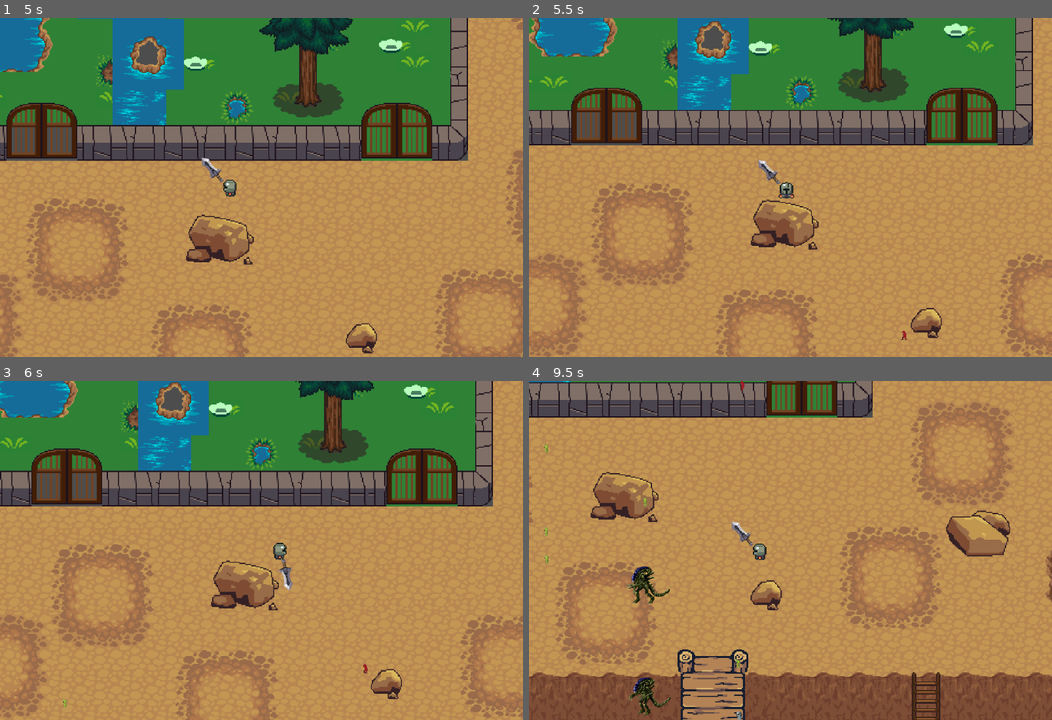
Above: before the commit, frames 1-4 (two rows, left to right).
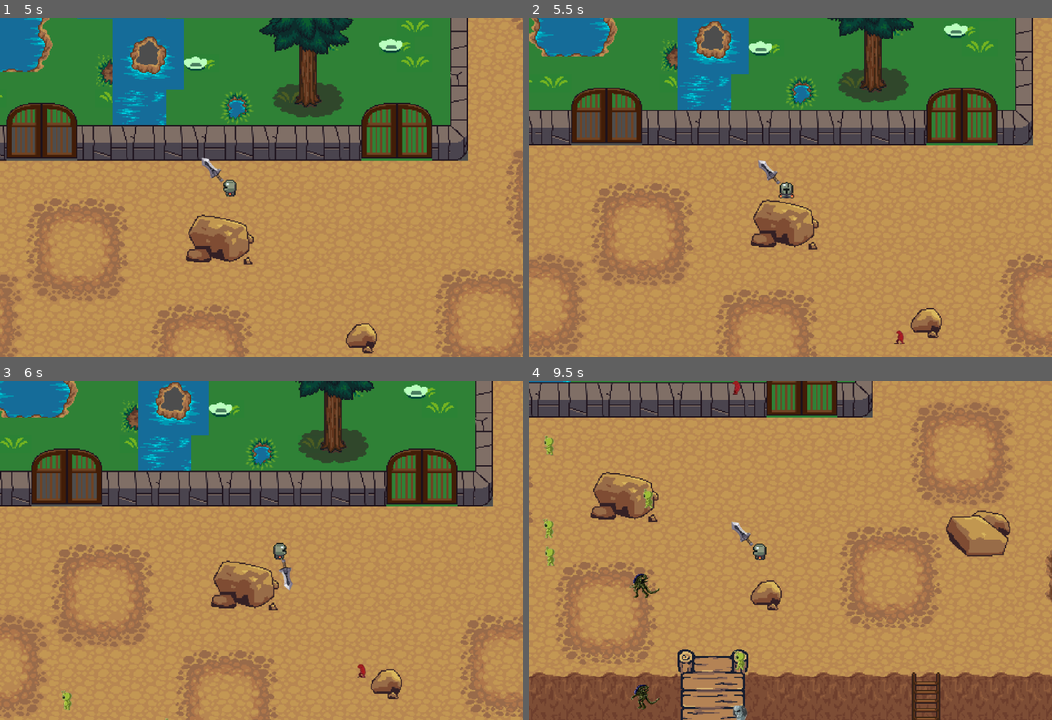
Above: after the commit, the same moments.

Repository: SDSarker/Village_defender
Game: Godot game, scene res://Scene/game.tscn
The game is run twice, just before and just after one commit, with the same random seed, the same clock (stepped at 60 frames per second) and the same inputs.
Inputs:
- Up to frame 1 (5 s): tap Enter at 0.5 s; hold Right (ui_right) 0.53-1.28 s; tap Space (attack) every 0.75 s from 0.6 to 4.35 s; hold Down (ui_down) 1.28-2.03 s; hold Right (ui_right) 2.03-2.78 s; hold Up (ui_up) 2.78-3.53 s; hold Left (ui_left) from 3.53 s (still down)
- Up to frame 2 (5.5 s): release Left (ui_left) at 5.03 s; hold Down (ui_down) from 5.03 s (still down); tap Space (attack) at 5.1 s
- Up to frame 3 (6 s): release Down (ui_down) at 5.78 s; hold Right (ui_right) from 5.78 s (still down); tap Space (attack) at 5.85 s
- Up to frame 4 (9.5 s): release Right (ui_right) at 6.53 s; hold Up (ui_up) 6.53-7.28 s; tap Space (attack) every 0.75 s from 6.6 to 8.85 s; hold Right (ui_right) 7.28-8.03 s; hold Down (ui_down) 8.03-8.78 s; hold Left (ui_left) from 8.78 s (still down)

Frame 1 is identical in both runs. In frame 2, less than 0.1% of the frame differs, in the area x 69-73%, y 92-97%; in frame 3, 0.1%; in frame 4, 1.2%, in the area x 2-42%, y 0-100%.

Commit message:
Kichu change korsi

Diff:
--- a/Scene/allien.gd
+++ b/Scene/allien.gd
@@ -1,5 +1,5 @@
 extends CharacterBody2D
-
+var alive=1
 @onready var timer: Timer = $Timer  # Make sure Timer is correctly referenced
 var speed = 50
 var direction: Vector2 = Vector2.ZERO  # Define the direction of movement
@@ -19,8 +19,9 @@
 	queue_free()  # Remove the alien when it exits the screen
 
 func _on_alien_body_entered(body: Node2D) -> void:
-	if body.is_in_group("player"):  # Assuming player is in a "player" group
+	if body.is_in_group("player") && alive==1:  # Assuming player is in a "player" group
 		animated_sprite_2d.play("blast")
+		alive=0
 		timer.start()  # Start the timer after the collision
 
 func _on_timer_timeout() -> void:
--- a/Scene/allien.tscn
+++ b/Scene/allien.tscn
@@ -148,7 +148,7 @@
 }],
 "loop": true,
 "name": &"blast",
-"speed": 9.0
+"speed": 10.0
 }, {
 "frames": [{
 "duration": 1.0,
@@ -190,7 +190,7 @@
 radius = 27.0
 
 [node name="Allien" type="CharacterBody2D"]
-collision_layer = 2
+collision_layer = 3
 collision_mask = 3
 script = ExtResource("1_ipqul")
 
@@ -198,8 +198,8 @@
 shape = SubResource("CircleShape2D_ihrc5")
 
 [node name="AnimatedSprite2D" type="AnimatedSprite2D" parent="." groups=["Alien"]]
-position = Vector2(4, 2)
-scale = Vector2(0.179714, 0.171592)
+position = Vector2(-0.0231466, 3.5)
+scale = Vector2(0.31713, 0.25)
 sprite_frames = SubResource("SpriteFrames_qpdht")
 animation = &"side"
 flip_h = true
@@ -212,13 +212,14 @@
 [node name="alien" type="Area2D" parent="." groups=["alien"]]
 
 [node name="CollisionShape2D" type="CollisionShape2D" parent="alien"]
-position = Vector2(-1, 1)
+position = Vector2(-5.96046e-08, 5.96046e-08)
 scale = Vector2(0.31, 0.31)
 shape = SubResource("CircleShape2D_mdkcs")
 
 [node name="NavigationAgent2D" type="NavigationAgent2D" parent="."]
 
 [node name="Timer" type="Timer" parent="."]
+wait_time = 0.5
 
 [connection signal="body_entered" from="alien" to="." method="_on_alien_body_entered"]
 [connection signal="timeout" from="Timer" to="." method="_on_timer_timeout"]
--- a/Scene/allien_2.tscn
+++ b/Scene/allien_2.tscn
@@ -1,7 +1,8 @@
-[gd_scene load_steps=10 format=3 uid="uid://cf3qhet3dwkk3"]
+[gd_scene load_steps=15 format=3 uid="uid://cf3qhet3dwkk3"]
 
 [ext_resource type="PackedScene" uid="uid://cjitxcj8ed4x6" path="res://Scene/allien.tscn" id="1_nbs8g"]
 [ext_resource type="Texture2D" uid="uid://blilq7xprvc4j" path="res://Assests/Alliens/Alien2-removebg-preview.png" id="2_ui11g"]
+[ext_resource type="Texture2D" uid="uid://c88jsux8vtawn" path="res://Assests/Alliens/Blast.png" id="3_d0rxw"]
 
 [sub_resource type="AtlasTexture" id="AtlasTexture_55o28"]
 atlas = ExtResource("2_ui11g")
@@ -26,6 +27,22 @@
 [sub_resource type="AtlasTexture" id="AtlasTexture_1vik2"]
 atlas = ExtResource("2_ui11g")
 region = Rect2(217, 116, 35, 58)
+
+[sub_resource type="AtlasTexture" id="AtlasTexture_eoieb"]
+atlas = ExtResource("3_d0rxw")
+region = Rect2(0, 204, 153, 204)
+
+[sub_resource type="AtlasTexture" id="AtlasTexture_6if1g"]
+atlas = ExtResource("3_d0rxw")
+region = Rect2(153, 204, 153, 204)
+
+[sub_resource type="AtlasTexture" id="AtlasTexture_pck3j"]
+atlas = ExtResource("3_d0rxw")
+region = Rect2(306, 204, 153, 204)
+
+[sub_resource type="AtlasTexture" id="AtlasTexture_bfy2c"]
+atlas = ExtResource("3_d0rxw")
+region = Rect2(459, 204, 153, 204)
 
 [sub_resource type="SpriteFrames" id="SpriteFrames_u74e0"]
 animations = [{
@@ -54,6 +71,23 @@
 }, {
 "frames": [{
 "duration": 1.0,
+"texture": SubResource("AtlasTexture_eoieb")
+}, {
+"duration": 1.0,
+"texture": SubResource("AtlasTexture_6if1g")
+}, {
+"duration": 1.0,
+"texture": SubResource("AtlasTexture_pck3j")
+}, {
+"duration": 1.0,
+"texture": SubResource("AtlasTexture_bfy2c")
+}],
+"loop": true,
+"name": &"blast",
+"speed": 10.0
+}, {
+"frames": [{
+"duration": 1.0,
 "texture": SubResource("AtlasTexture_55o28")
 }, {
 "duration": 1.0,
@@ -79,5 +113,12 @@
 [node name="Allien2" instance=ExtResource("1_nbs8g")]
 
 [node name="AnimatedSprite2D" parent="." index="1"]
-position = Vector2(0, 1.56324)
+position = Vector2(1.04648, 1.5)
+scale = Vector2(0.454487, 0.362069)
 sprite_frames = SubResource("SpriteFrames_u74e0")
+
+[node name="CollisionShape2D" parent="alien" index="0"]
+position = Vector2(-2.11758e-22, 2.11758e-22)
+
+[node name="Timer" parent="." index="5"]
+wait_time = 0.5
--- a/Scene/allien_3.tscn
+++ b/Scene/allien_3.tscn
@@ -113,7 +113,11 @@
 [node name="Allien3" instance=ExtResource("1_mhqrf")]
 
 [node name="AnimatedSprite2D" parent="." index="1"]
-position = Vector2(-1.37406, 3.0328)
-scale = Vector2(0.161752, 0.14738)
+position = Vector2(0.797314, 0.260746)
+rotation = 0.00494027
+scale = Vector2(0.392182, 0.321656)
 sprite_frames = SubResource("SpriteFrames_fkdvu")
-animation = &"blast"
+animation = &"back"
+
+[node name="Timer" parent="." index="5"]
+wait_time = 0.5
--- a/Scene/allien_4.tscn
+++ b/Scene/allien_4.tscn
@@ -1,7 +1,8 @@
-[gd_scene load_steps=7 format=3 uid="uid://c7agtvky446in"]
+[gd_scene load_steps=12 format=3 uid="uid://c7agtvky446in"]
 
 [ext_resource type="PackedScene" uid="uid://cjitxcj8ed4x6" path="res://Scene/allien.tscn" id="1_r8o5b"]
 [ext_resource type="Texture2D" uid="uid://di4q6axdgpow" path="res://Assests/Alliens/Alien4.png" id="2_q5sb1"]
+[ext_resource type="Texture2D" uid="uid://c88jsux8vtawn" path="res://Assests/Alliens/Blast.png" id="3_7nagk"]
 
 [sub_resource type="AtlasTexture" id="AtlasTexture_b5pf3"]
 atlas = ExtResource("2_q5sb1")
@@ -14,6 +15,22 @@
 [sub_resource type="AtlasTexture" id="AtlasTexture_f7vww"]
 atlas = ExtResource("2_q5sb1")
 region = Rect2(266, 0, 133, 138)
+
+[sub_resource type="AtlasTexture" id="AtlasTexture_eoieb"]
+atlas = ExtResource("3_7nagk")
+region = Rect2(0, 204, 153, 204)
+
+[sub_resource type="AtlasTexture" id="AtlasTexture_6if1g"]
+atlas = ExtResource("3_7nagk")
+region = Rect2(153, 204, 153, 204)
+
+[sub_resource type="AtlasTexture" id="AtlasTexture_pck3j"]
+atlas = ExtResource("3_7nagk")
+region = Rect2(306, 204, 153, 204)
+
+[sub_resource type="AtlasTexture" id="AtlasTexture_bfy2c"]
+atlas = ExtResource("3_7nagk")
+region = Rect2(459, 204, 153, 204)
 
 [sub_resource type="SpriteFrames" id="SpriteFrames_0p0ps"]
 animations = [{
@@ -30,6 +47,23 @@
 "loop": true,
 "name": &"back",
 "speed": 5.0
+}, {
+"frames": [{
+"duration": 1.0,
+"texture": SubResource("AtlasTexture_eoieb")
+}, {
+"duration": 1.0,
+"texture": SubResource("AtlasTexture_6if1g")
+}, {
+"duration": 1.0,
+"texture": SubResource("AtlasTexture_pck3j")
+}, {
+"duration": 1.0,
+"texture": SubResource("AtlasTexture_bfy2c")
+}],
+"loop": true,
+"name": &"blast",
+"speed": 10.0
 }, {
 "frames": [{
 "duration": 1.0,
@@ -53,11 +87,13 @@
 scale = Vector2(1.28, 1.28)
 
 [node name="AnimatedSprite2D" parent="." index="1"]
-position = Vector2(0.885625, 4.63683)
-scale = Vector2(0.329107, 0.357056)
+position = Vector2(-2.35338, 5)
+scale = Vector2(0.226842, 0.235294)
 sprite_frames = SubResource("SpriteFrames_0p0ps")
-animation = &"back"
 
 [node name="CollisionShape2D" parent="alien" index="0"]
 position = Vector2(-2, 1)
 scale = Vector2(0.405, 0.405)
+
+[node name="Timer" parent="." index="5"]
+wait_time = 0.5
--- a/Scene/player.gd
+++ b/Scene/player.gd
@@ -36,3 +36,7 @@
 
 func _on_area_2d_area_entered(_area: Area2D) -> void:
 	print("Collided!")
+
+
+func _on_sword_area_entered(area: Area2D) -> void:
+	print("sword collided")
--- a/Scene/player.tscn
+++ b/Scene/player.tscn
@@ -134,10 +134,14 @@
 radius = 6.0
 height = 16.0
 
+[sub_resource type="RectangleShape2D" id="RectangleShape2D_qqyg1"]
+size = Vector2(18.1933, 35.0209)
+
 [sub_resource type="CircleShape2D" id="CircleShape2D_hifrs"]
 radius = 9.21954
 
 [node name="Player" type="CharacterBody2D" groups=["player"]]
+collision_layer = 3
 collision_mask = 3
 script = ExtResource("1_3715g")
 
@@ -162,10 +166,17 @@
 [node name="Sword" parent="Node2D" instance=ExtResource("3_nroi1")]
 position = Vector2(-16.5367, -16.1101)
 scale = Vector2(0.5, 0.5)
+collision_mask = 3
+
+[node name="CollisionShape2D2" type="CollisionShape2D" parent="Node2D/Sword"]
+position = Vector2(-5.06568, -7.05653)
+rotation = 2.26952
+shape = SubResource("RectangleShape2D_qqyg1")
 
 [node name="Area2D" type="Area2D" parent="."]
 
 [node name="CollisionShape2D" type="CollisionShape2D" parent="Area2D"]
 shape = SubResource("CircleShape2D_hifrs")
 
+[connection signal="area_entered" from="Node2D/Sword" to="." method="_on_sword_area_entered"]
 [connection signal="area_entered" from="Area2D" to="." method="_on_area_2d_area_entered"]
--- a/project.godot
+++ b/project.godot
@@ -19,6 +19,10 @@
 
 window/size/viewport_height=748
 
+[global_group]
+
+Alien=""
+
 [input]
 
 attack={
Not shown: 1 places in Scene/player.tscn that only renumber resources
